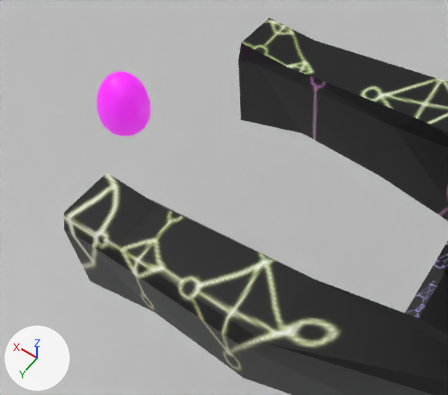
A saved change to the Blender file 4_0_AngelArt_March6th2024.blend.
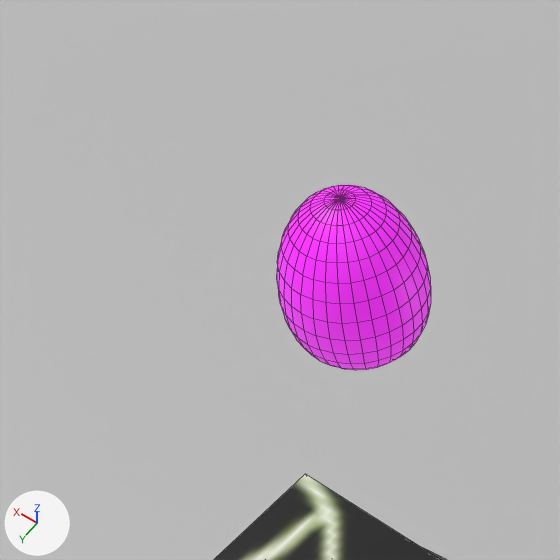
There are two pictures of each version: one from a 50 mm camera at (-0.628, 0.497, 3.224) aimed at (0.141, -0.579, 1.533), one close up on the part from 0% to 44% of the width and 2% to 51% of the height. Lighting does not change. The marker at lower left points along +X, +Y and +Z. The close-ups show mesh edges as thin lines.

The older version as bpy lines, for what is in view:
```python
me_cube = bpy.data.meshes.new('Cube')
me_cube.from_pydata(...)  # 404 vertices, 381 faces; spans x -5.58..4.79, y -1.28..1.27, z -3.99..2.37
me_cube.materials.append(mat_material_002)  # picture img_peacetexture1_png
me_plane_002 = bpy.data.meshes.new('Plane.002')
me_plane_002.from_pydata([(-1.0, -1.0, 0.0), (1.0, -1.0, 0.0), (-1.0, 1.0, 0.0), (1.0, 1.0, 0.0)], [], [(0, 1, 3, 2)])
me_plane_002.materials.append(mat_material_001)  # grey #bcbcbc
me_sphere_003 = bpy.data.meshes.new('Sphere.003')
me_sphere_003.from_pydata(...)  # 482 vertices, 512 faces; spans x -1.0..1.0, y -1.0..1.0, z -1.43..1.18
me_sphere_003.polygons.foreach_set('use_smooth', [True] * 512)
me_sphere_003.materials.append(mat_material_005)  # pink #dd00e7
ob_cube = bpy.data.objects.new('Cube', me_cube)
ob_cube.location = (-0.776, -0.522, 1.527)
ob_cube.scale = (0.218, 0.408, 0.408)
ob_easteregg1 = bpy.data.objects.new('EasterEgg1', me_sphere_003)
ob_easteregg1.location = (0.479, -0.502, 1.861)
ob_easteregg1.scale = (0.0847, 0.0847, 0.0847)
ob_plane = bpy.data.objects.new('Plane', me_plane_002)
ob_plane.location = (-0.776, 0.477, 0.0)
ob_plane.scale = (8.68, 8.68, 8.68)
```
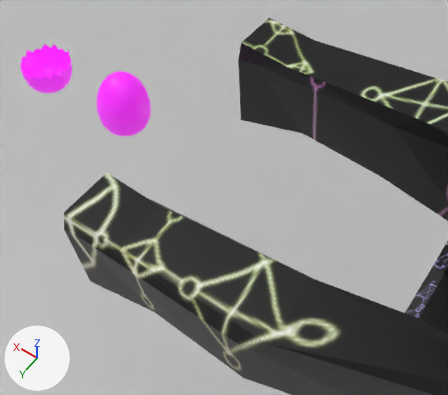
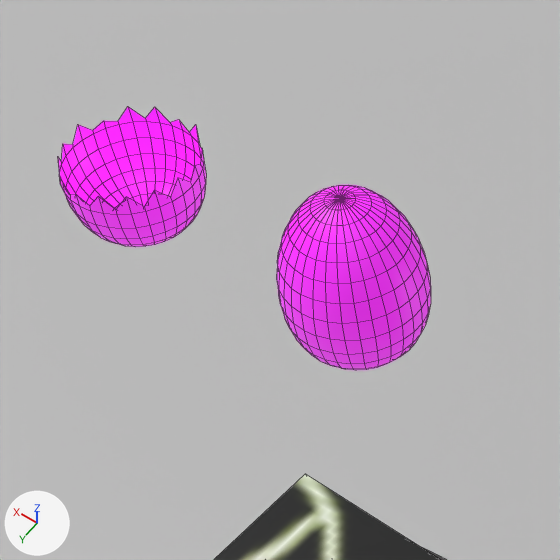
Commit message: Added open egg shell

Boxes (x1, y1, x2, y2) around the edits, measured in the close-ups (560 x 560 px):
```json
{"object": "EasterEgg1.001", "change": "added", "after": [58, 107, 206, 247], "on screen": "pink"}
```

The change, as JSON lines over the scene's bpy script:
```json
{"op": "add", "block": "mat_material_003", "code": ["mat_material_003 = principled_material('Material.003')", "mat_material_003.base_color = (0.726, 0.0, 0.801)  # pink #dd00e7", "mat_material_003.emission_color = (0.994, 0.0485, 1.0)  # pink #fe3eff", "mat_material_003.emission_strength = 0.4"]}
{"op": "add", "block": "me_sphere_001", "code": ["me_sphere_001 = bpy.data.meshes.new('Sphere.001')", "me_sphere_001.from_pydata(...)  # 289 vertices, 288 faces; spans x -1.0..1.0, y -1.0..1.0, z -1.43..-0.05", "me_sphere_001.polygons.foreach_set('use_smooth', [True] * 288)", "me_sphere_001.materials.append(mat_material_003)  # pink #dd00e7"]}
{"op": "add", "block": "ob_easteregg1_001", "code": ["ob_easteregg1_001 = bpy.data.objects.new('EasterEgg1.001', me_sphere_001)", "ob_easteregg1_001.location = (0.83, -0.502, 1.861)", "ob_easteregg1_001.scale = (0.0847, 0.0847, 0.0847)"]}
```
